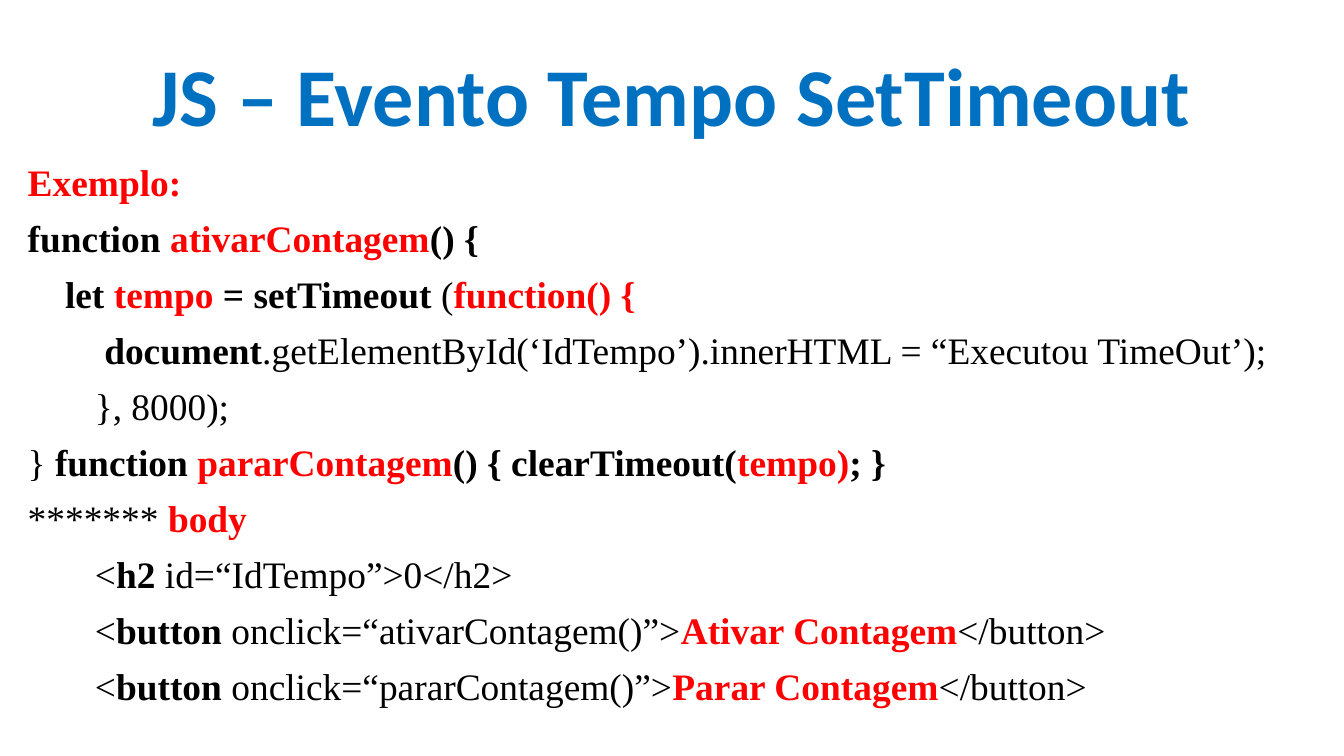
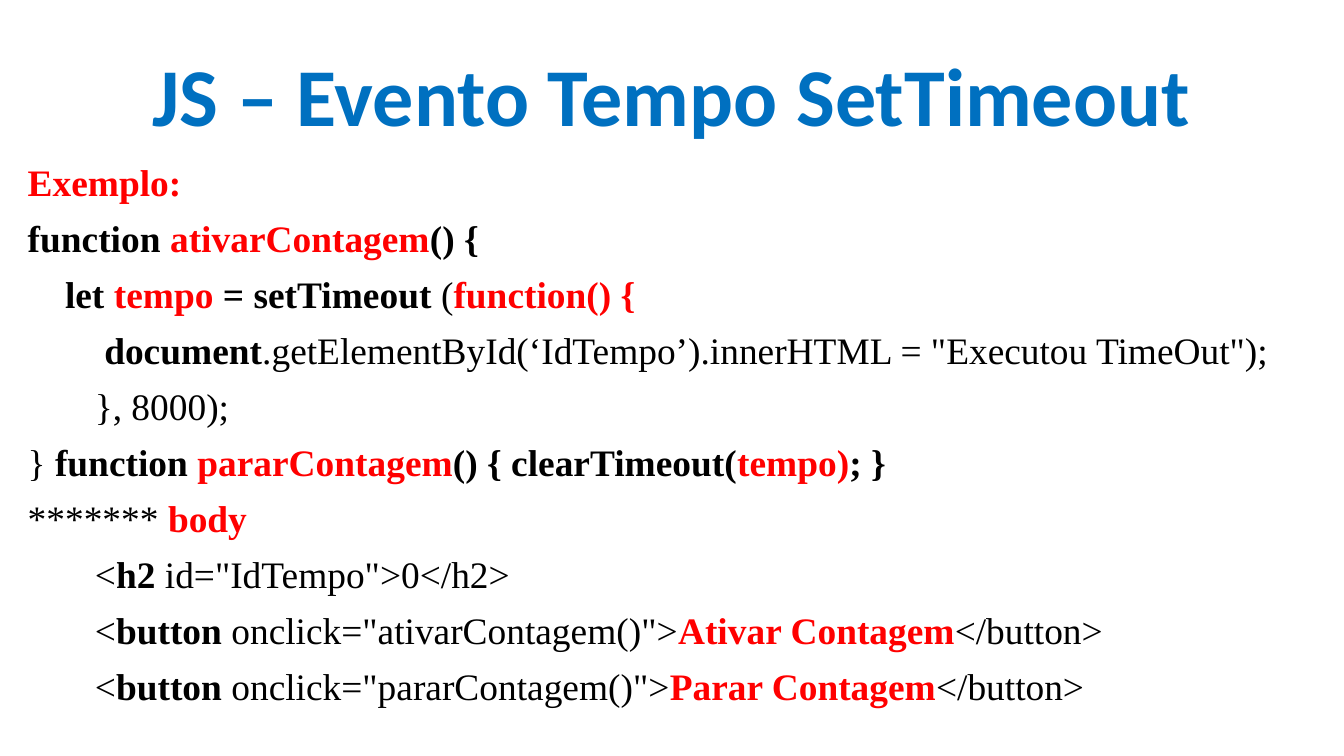
Before and after one commit to CloudEducationBrazil/WydenDesenvolvimentoWebPHP, a slide deck: slide 23 of 01 Classes/Aula 10 Desenvolvimento Web PHP - JS.pptx (slide 22 before the commit). Drawn at 1344x756 pixels with LibreOffice and Linux fonts; fonts in the diff are those of the drawing; background and template pictures are left out. Boxes give left, top, right and bottom in pixels: in the first picture for what was removed or moved away, otherwise in the second. Text is boxed around its words. In the diff, an @@ line names an element or a change of style, - is before the commit and + after.

```diff
--- a/01 Classes/Aula 10 Desenvolvimento Web PHP - JS.pptx
+++ b/01 Classes/Aula 10 Desenvolvimento Web PHP - JS.pptx
@@ text at (104, 338, 1268, 371): text changed @@
-document.getElementById(‘IdTempo’).innerHTML = “Executou TimeOut’);
+document.getElementById(‘IdTempo’).innerHTML = "Executou TimeOut");
@@ text at (95, 562, 1103, 708): text changed @@
-<h2 id=“IdTempo”>0</h2>
-<button onclick=“ativarContagem()”>Ativar Contagem</button>
-<button onclick=“pararContagem()”>Parar Contagem</button>
+<h2 id="IdTempo">0</h2>
+<button onclick="ativarContagem()">Ativar Contagem</button>
+<button onclick="pararContagem()">Parar Contagem</button>
```
Also in this commit, not shown: 19 other slides changed, 1 slide added, 4 other files.
